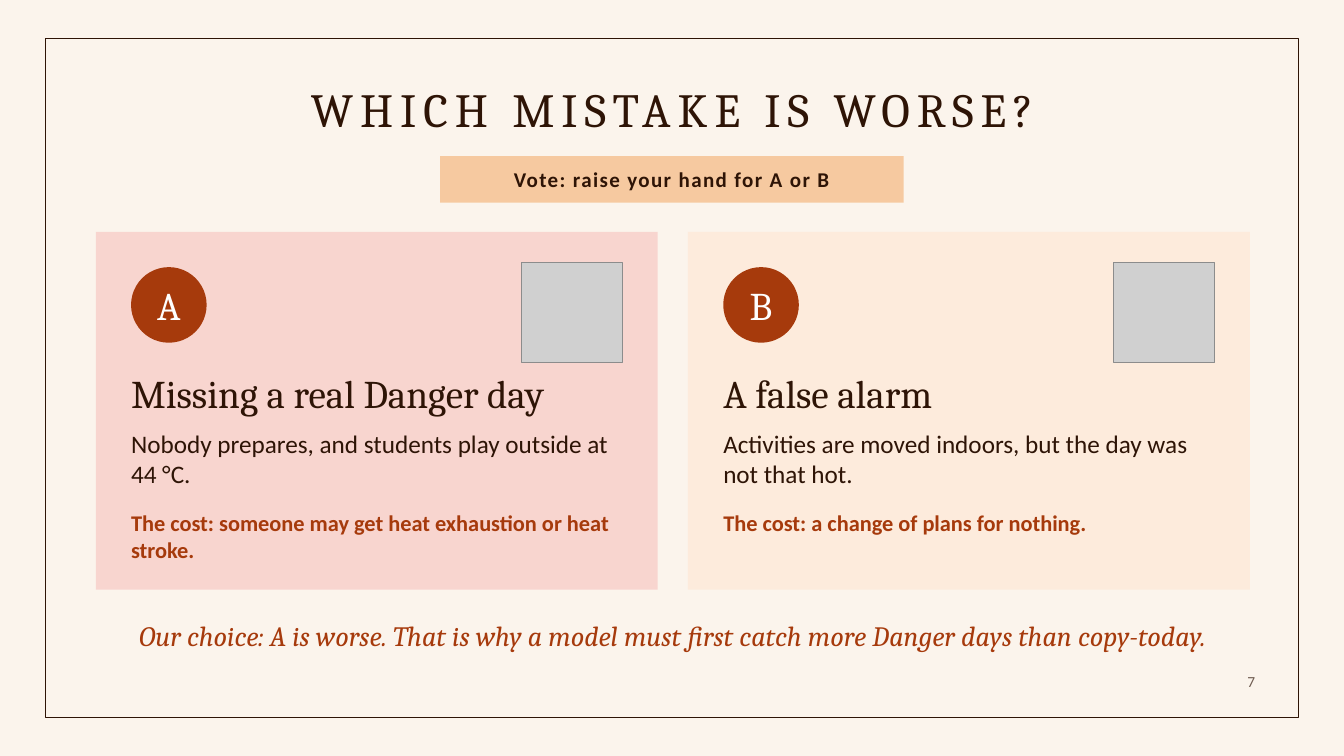
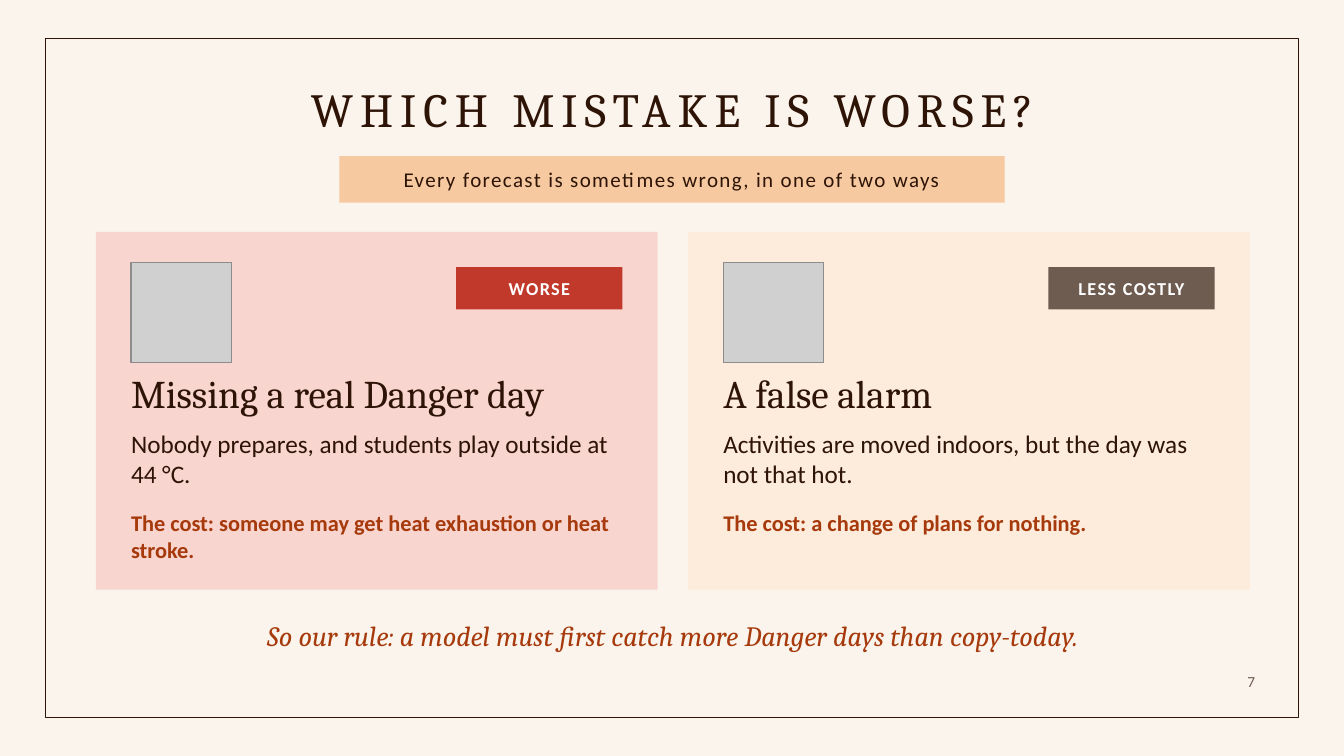
Before and after one commit to keyyum/heatcast-ncr-simple, a slide deck: slide 7 of presentation/HeatCast_NCR_Presentation.pptx. Drawn at 1344x756 pixels with LibreOffice and Linux fonts; fonts in the diff are those of the drawing; grey boxes stand for pictures. Boxes give left, top, right and bottom in pixels: in the first picture for what was removed or moved away, otherwise in the second. Text is boxed around its words. In the diff, an @@ line names an element or a change of style, - is before the commit and + after.

```diff
--- a/presentation/HeatCast_NCR_Presentation.pptx
+++ b/presentation/HeatCast_NCR_Presentation.pptx
@@ rectangle added at [340,156,1005,203], fill #F6C9A0, 15 pt, text #2E1406 @@
+Every forecast is sometimes wrong, in one of two ways
@@ rectangle removed at [441,156,904,203] @@
-Vote: raise your hand for A or B
@@ picture: place and size @@
-picture at [521,262,622,363]
+picture at [131,262,232,363]
@@ ellipse removed at [131,267,207,343] @@
@@ rectangle added at [457,267,623,310], fill #C0392B, 13 pt, text #FFFFFF, bold @@
+WORSE
@@ picture: place and size @@
-picture at [1114,262,1215,363]
+picture at [723,262,824,363]
@@ ellipse removed at [723,267,799,343] @@
@@ rectangle added at [1049,267,1215,310], fill #6F5C51, 13 pt, text #FFFFFF, bold @@
+LESS COSTLY
@@ text removed at [157,294,180,320] @@
-A
@@ text removed at [750,294,773,320] @@
-B
@@ text at [267,626,1078,652]: text changed @@
-Our choice: A is worse. That is why a model must first catch more Danger days than copy-today.
+So our rule: a model must first catch more Danger days than copy-today.
```
Also in this commit, not shown: 3 other slides changed, 4 other files.
